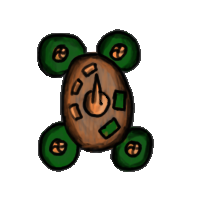
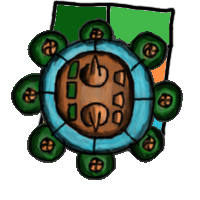
The second (200, 200) image is a revision of the first. Changes to its layers:
added layer "habitat" above "habitat highlight" over [11, 18, 183, 180]
added layer "habitat highlight" (soft light) above "habitat color" over [19, 23, 177, 178]
added layer "habitat color" above "habitat background" over [12, 18, 183, 180]
added layer "habitat background" above "industrial" over [11, 18, 183, 180]
hid "mining" over [37, 29, 154, 172]
hid "mining highlight" over [56, 46, 140, 157]
hid "mining color" over [37, 30, 152, 172]
hid "mining background" over [37, 29, 154, 172]
showed "palette", painted on it over [35, 0, 176, 152]
